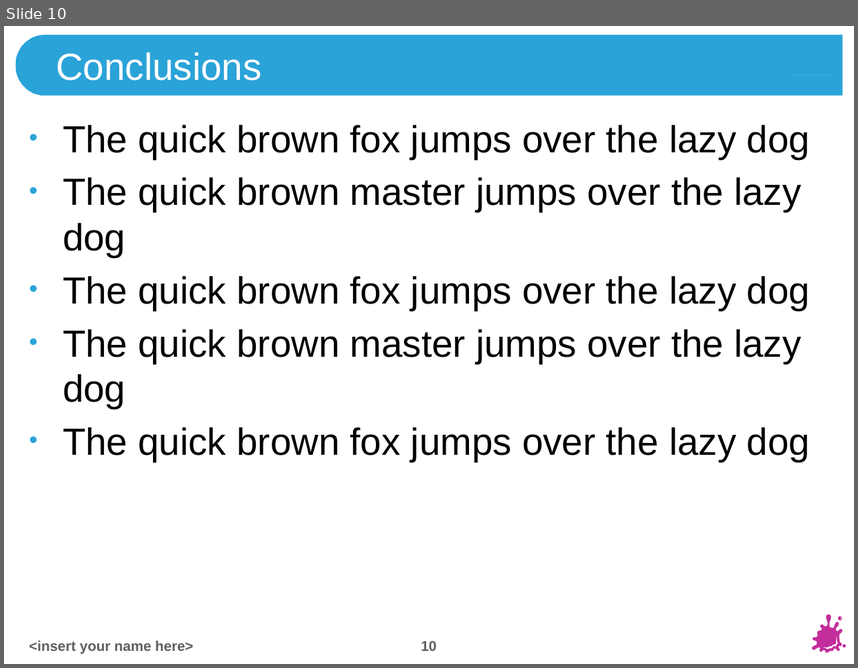
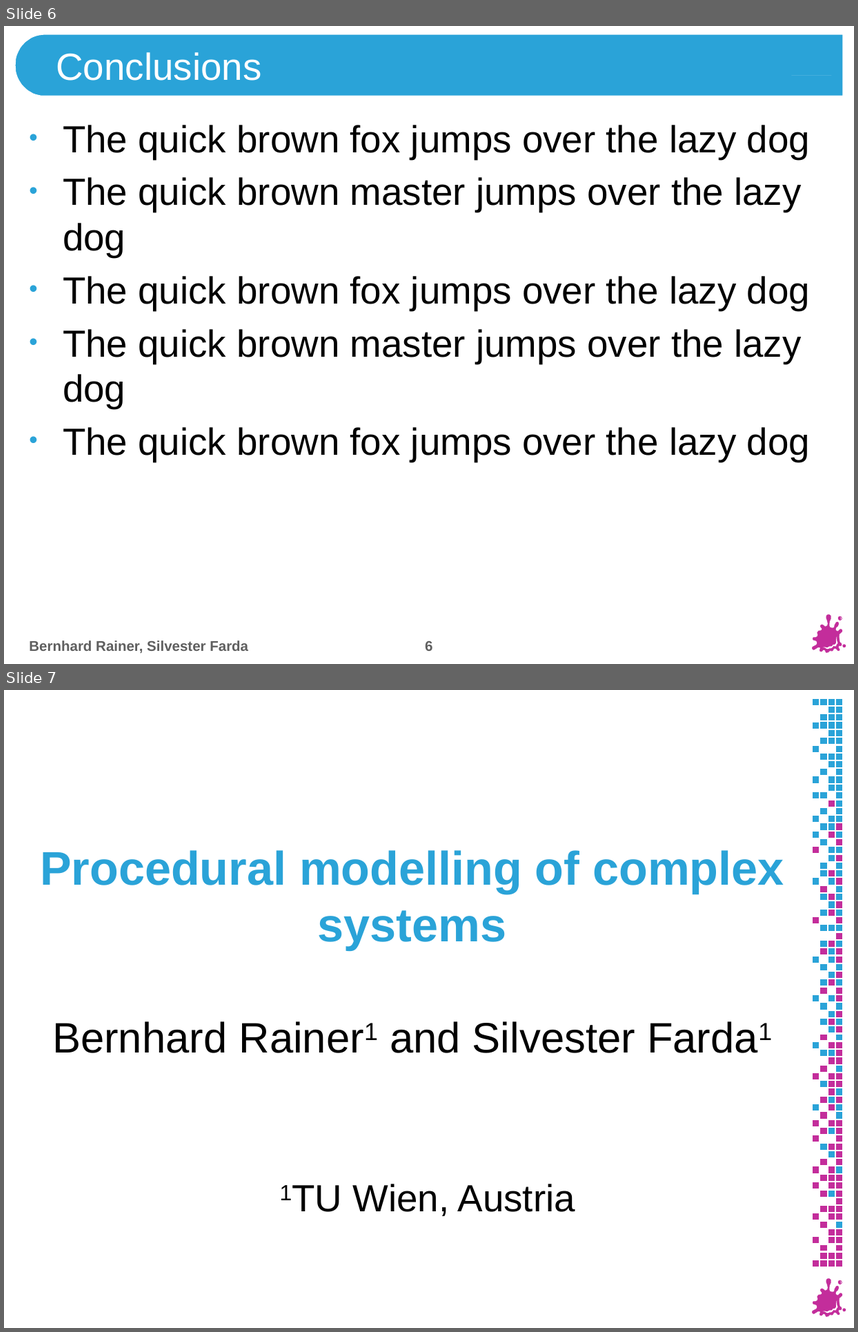
Before and after one commit to JimmyLaessig/Seminar_aus_Computergraphik, a slide deck: Presentation/presentation.pptx. Shown one above the other, each under a label of ours: slide 10 before the commit, slides 6 and 7 after it. The pictures are 858x668 and 858x1332 pixels, drawn with LibreOffice and Linux fonts; fonts in the diff are those of the drawing; background and template pictures are left out. Boxes give left, top, right and bottom in pixels: in the first picture for what was removed or moved away, otherwise in the second. Text is boxed around its words. In the diff, an @@ line names an element or a change of style, - is before the commit and + after.

```diff
--- a/Presentation/presentation.pptx
+++ b/Presentation/presentation.pptx
@@ slide 7 added at (4, 690, 854, 1328), background #FFFFFF; not listed: 8 template elements that a slide beside it also shows @@
@@ group added at (813, 698, 843, 1268): 187 rectangles @@
@@ title added at (40, 850, 784, 950), 40 pt, text #2AA3D8, bold @@
+Procedural modelling of complex systems
@@ subtitle added at (52, 1021, 635, 1053), 36 pt, text #000000 @@
+Bernhard Rainer1 and Silvester Farda1
@@ text added at (352, 1183, 575, 1216), 32 pt, text #000000 @@
+1TU Wien, Austria
@@ what was slide 10 is now slide 6 @@
@@ slide 6 changed as well @@
@@ text at (29, 640, 248, 653): text changed @@
-<insert your name here>
+Bernhard Rainer, Silvester Farda
@@ page number at (425, 641, 432, 650): text changed @@
-10
+6
```
Also in this commit, not shown: 5 other slides changed, 4 slides removed, 1 other file.
